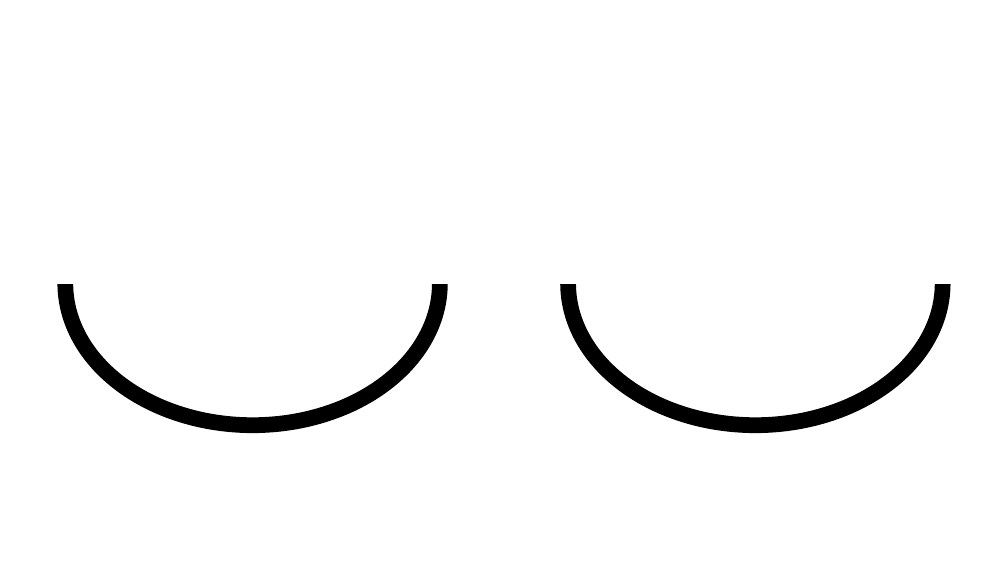
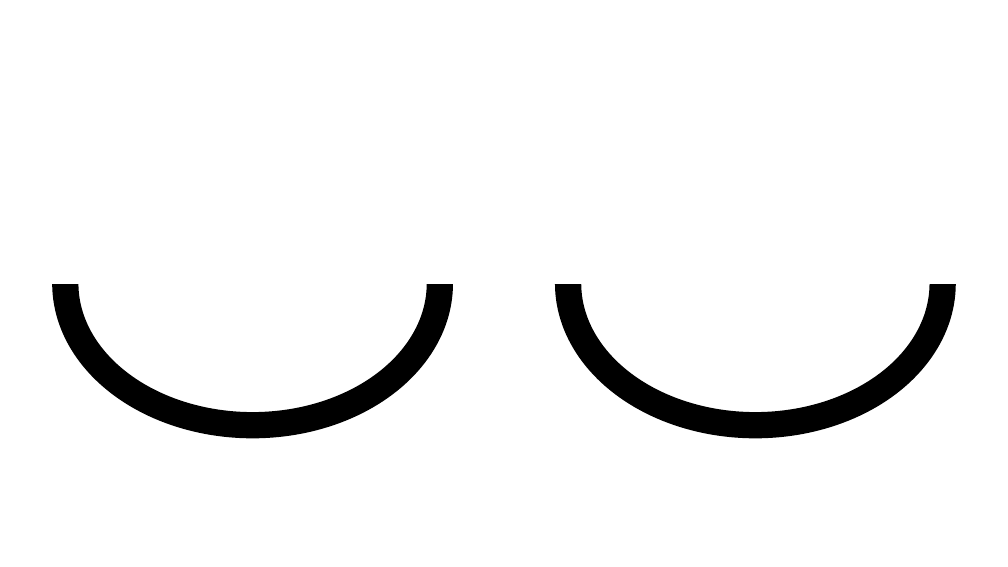
Before and after one commit to SimonRockhold/StrokeRehabRobotCapstone, a slide deck: slide 19 of Experiments/OLED_Screen/doc/screen_deck.pptx (slide 12 before the commit). Drawn at 1008x567 pixels with LibreOffice and Linux fonts; fonts in the diff are those of the drawing. Boxes give left, top, right and bottom in pixels: in the first picture for what was removed or moved away, otherwise in the second. Text is boxed around its words. In the diff, an @@ line names an element or a change of style, - is before the commit and + after.

```diff
--- a/Experiments/OLED_Screen/doc/screen_deck.pptx
+++ b/Experiments/OLED_Screen/doc/screen_deck.pptx
@@ ellipse at (65,142,439,426): outline #000000 15 pt to #000000 25 pt @@
@@ ellipse at (568,142,942,426): outline #000000 15 pt to #000000 25 pt @@
```
Also in this commit, not shown: 7 other slides changed, 10 slides added, 2 slides removed, 3 other files.
